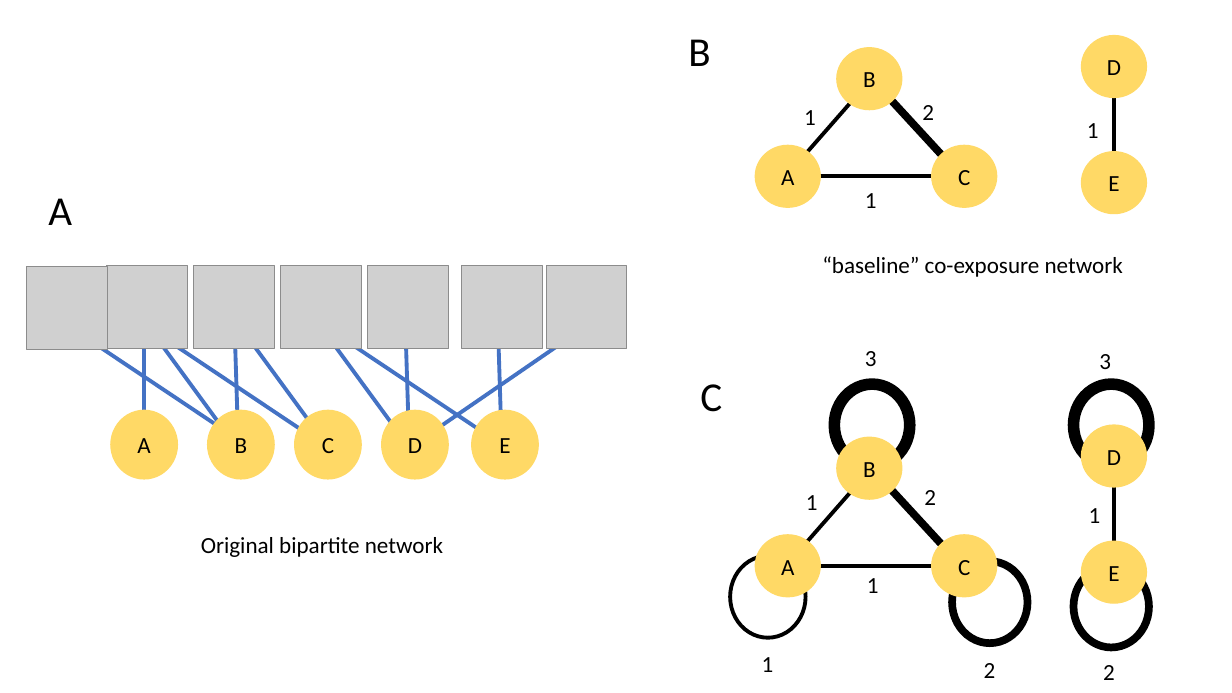
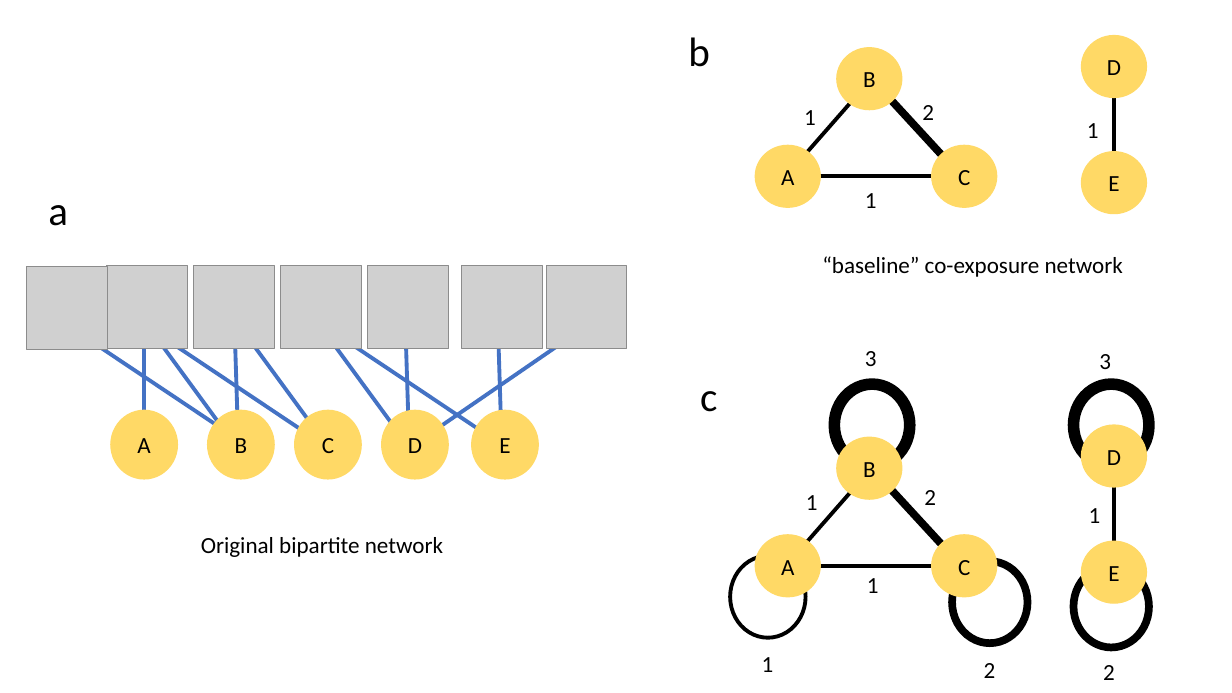
Before and after one commit to wrahool/modeling-audience-networks, a slide deck: slide 1 of plots/plots.pptx. Drawn at 1232x693 pixels with LibreOffice and Linux fonts; fonts in the diff are those of the drawing; grey boxes stand for pictures. Boxes give left, top, right and bottom in pixels: in the first picture for what was removed or moved away, otherwise in the second. Text is boxed around its words. In the diff, an @@ line names an element or a change of style, - is before the commit and + after.

```diff
--- a/plots/plots.pptx
+++ b/plots/plots.pptx
@@ text at [688,37,710,67]: text changed @@
-B
+b
@@ text at [48,205,68,226]: text changed @@
-A
+a
@@ text at [700,391,717,412]: text changed @@
-C
+c
```
Also in this commit, not shown: 1 slide added, 35 other files.
